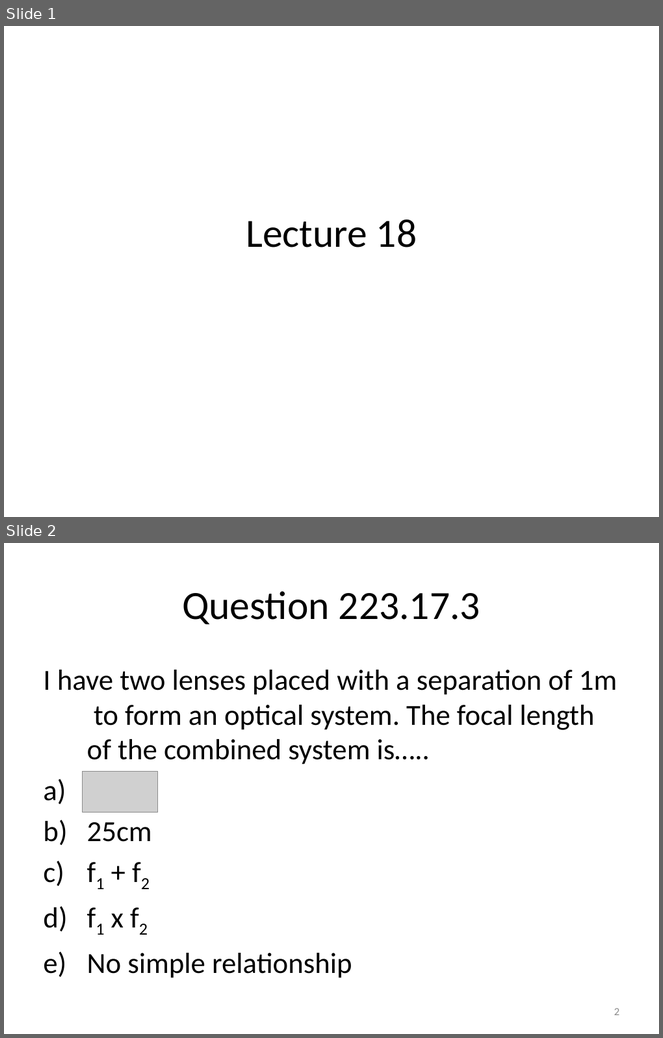
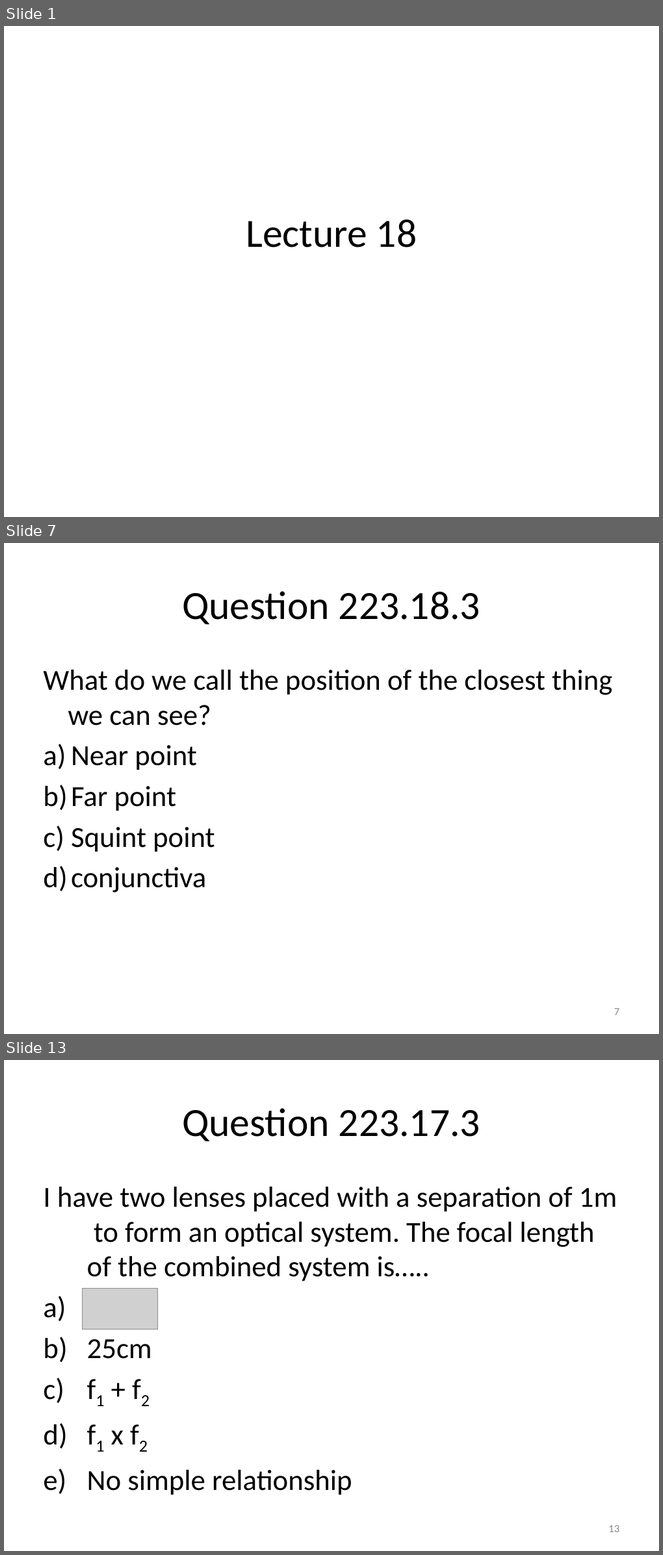
Before and after one commit to rtlines/Introductory-Physics-II, a slide deck: Lecture_Slides/PH 123 Lecture 18.pptx. Shown one above the other, each under a label of ours: slides 1 and 2 before the commit, slides 1, 7 and 13 after it; the slides between them are not shown. The pictures are 663x1038 and 663x1555 pixels, drawn with LibreOffice and Linux fonts; fonts in the diff are those of the drawing; grey boxes stand for pictures. Boxes give left, top, right and bottom in pixels: in the first picture for what was removed or moved away, otherwise in the second. Text is boxed around its words. In the diff, an @@ line names an element or a change of style, - is before the commit and + after.

```diff
--- a/Lecture_Slides/PH 123 Lecture 18.pptx
+++ b/Lecture_Slides/PH 123 Lecture 18.pptx
@@ slide 7 added at (x1=4, y1=543, x2=659, y2=1034), background #FFFFFF @@
@@ title added at (x1=182, y1=591, x2=480, y2=624), 44 pt, text #000000 @@
+Question 223.18.3
@@ text added at (x1=43, y1=670, x2=612, y2=893), 32 pt, text #000000 @@
+What do we call the position of the closest thing we can see?
+a) Near point
+b) Far point
+c) Squint point
+d) conjunctiva
@@ page number added at (x1=614, y1=1008, x2=620, y2=1016), 12 pt, text #8C8C8C @@
+7
@@ what was slide 2 is now slide 13 @@
@@ page number at (x1=608, y1=1525, x2=620, y2=1533): text changed @@
-2
+13
```
Also in this commit, not shown: 1 slide changed, 11 other slides added, 30 other files.
